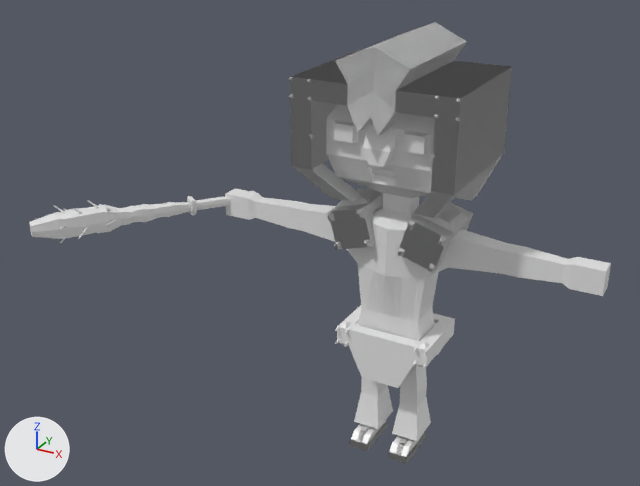
An edit to the Blender file COMP3013MTR-Dungeon Crawler/Assets/Objs/EnemyWwep.blend, drawn before and after from the same camera.
Both versions are drawn from a camera (50 mm lens) standing at (1.434, -3.34, 2.618) and looking at (-0.292, -0.202, 1.049). The axes (+X, +Y, +Z) are drawn at lower left. The lights are the same throughout.

The first picture shows 'Enemy', 'Eyes', 'Helmet', 'LoinArmor', 'Nails', 'Shoulder pads'.
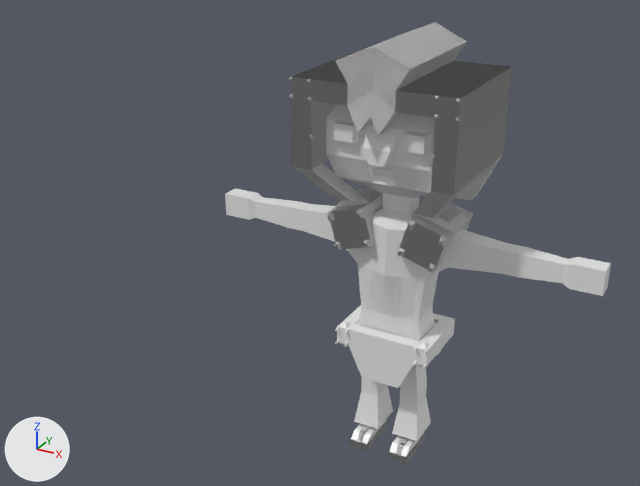
Boxes (x1, y1, x2, y2) around the edits, measured in the pictures (640 x 486 px):
'Nails', hidden
    before: (29, 191, 255, 244)

Edits to the bpy script that builds the scene:
```text
Change ob_nails:
    ob_nails.location: (-1.331, -0.694, 1.096) -> (-1.63, -0.684, 1.097)
    ob_nails.scale: (0.00362, 0.00362, 0.0327) -> (0.00414, 0.00414, 0.0373)
    add ob_nails.hide_set(True)
```
